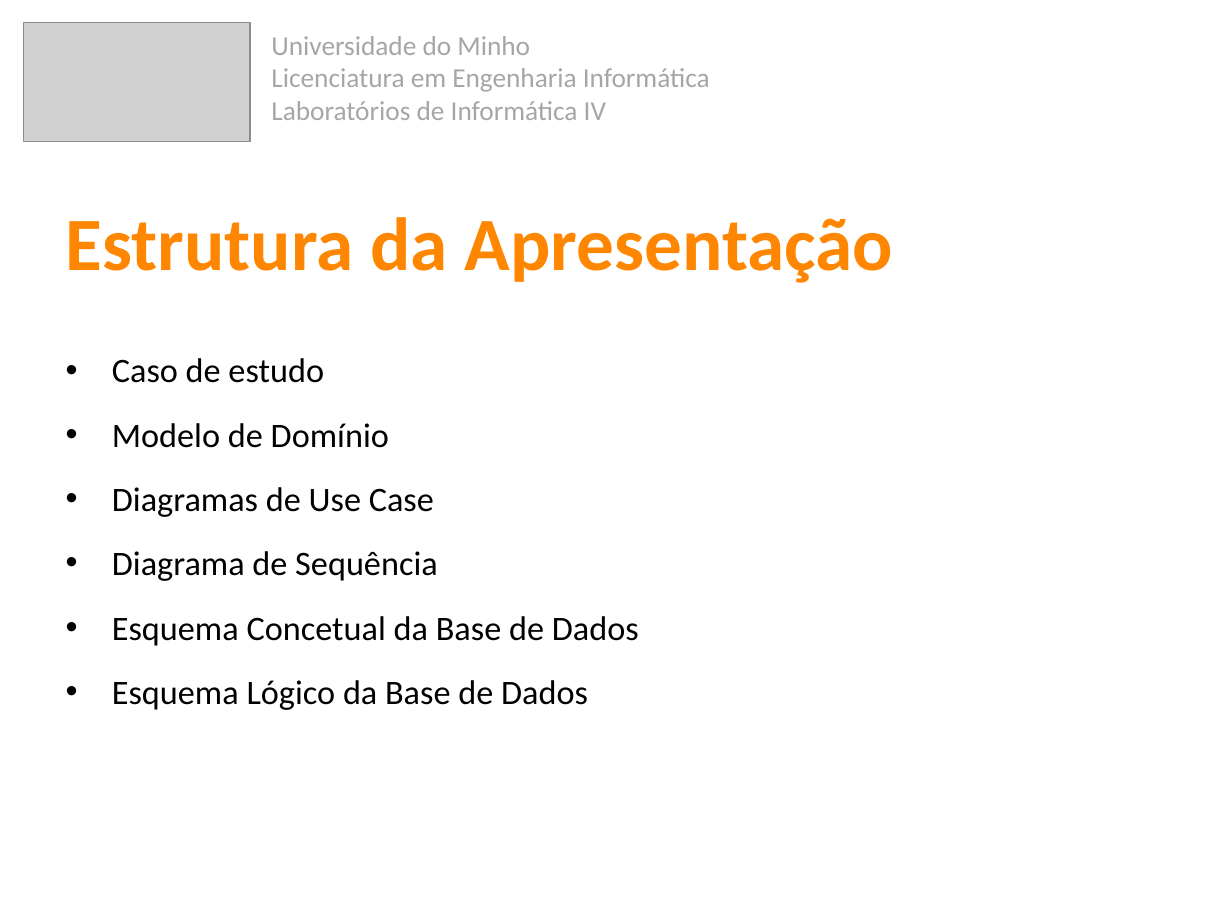
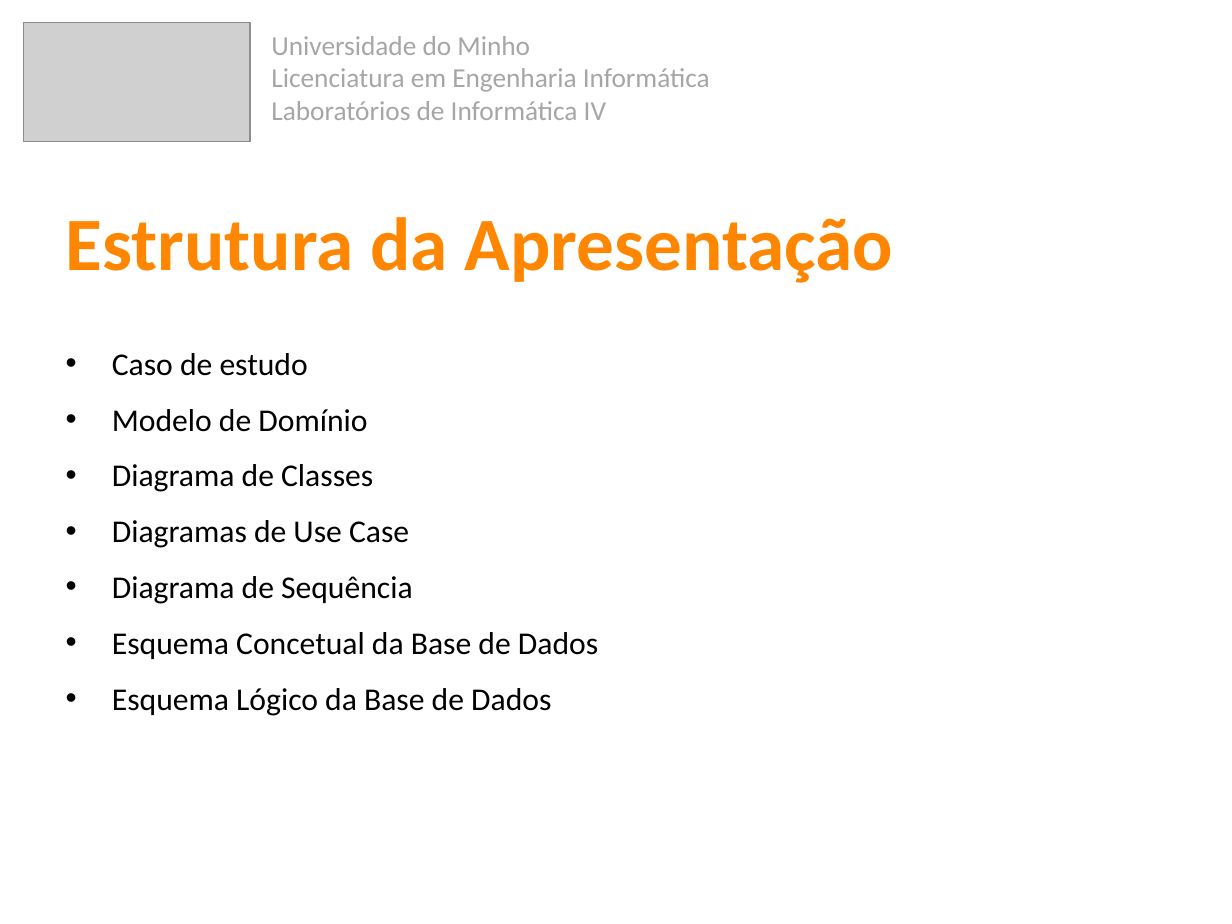
Before and after one commit to 7patricia/Aprende-com-os-Minions, a slide deck: slide 2 of 2ª Fase/Aprsentação_Fase2.pptx. Drawn at 1232x924 pixels with LibreOffice and Linux fonts; fonts in the diff are those of the drawing; grey boxes stand for pictures. Boxes give left, top, right and bottom in pixels: in the first picture for what was removed or moved away, otherwise in the second. Text is boxed around its words. In the diff, an @@ line names an element or a change of style, - is before the commit and + after.

```diff
--- a/2ª Fase/Aprsentação_Fase2.pptx
+++ b/2ª Fase/Aprsentação_Fase2.pptx
@@ text at <box>112,353,598,716</box>: size 20 to 18.5 pt in "Caso de estudo", "Modelo de Domínio", "Diagramas de Use Case", "Diagrama de Sequência" and 2 more places; line spacing 1.4 to 1.3 @@
@@ text at <box>112,464,373,492</box>: paragraph added @@
+• Diagrama de Classes
```
Also in this commit, not shown: 4 other slides changed, 1 slide added, 4 other files.
